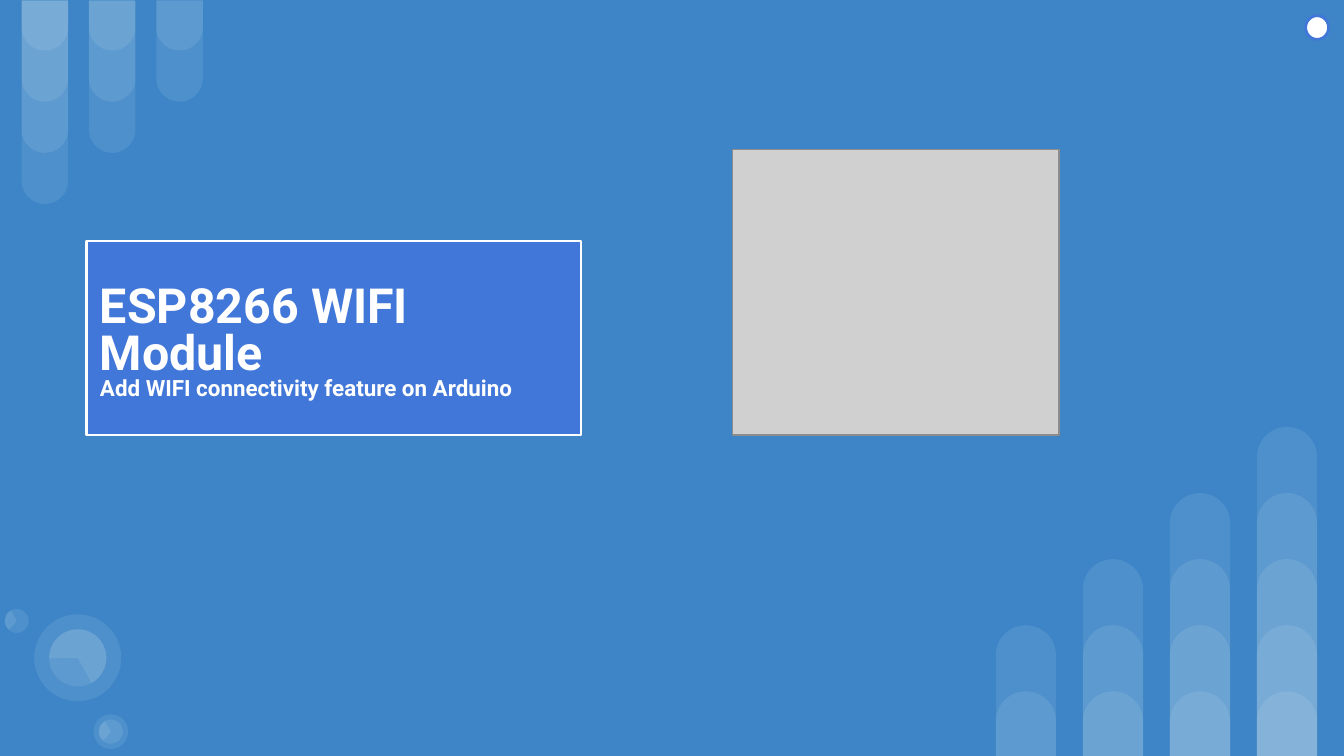
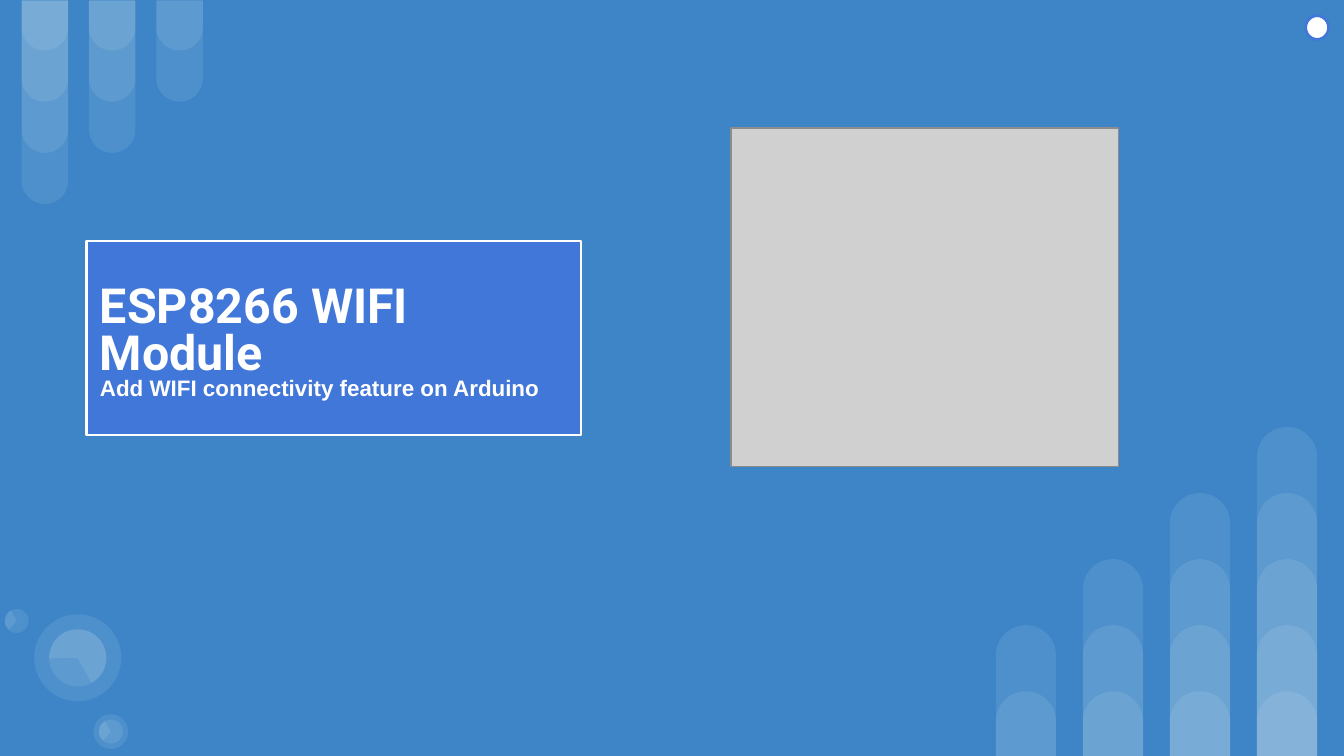
Before and after one commit to sajinamatya/Fake_news-classification, a slide deck: slide 12 of New.pptx. Drawn at 1344x756 pixels with LibreOffice and Linux fonts; fonts in the diff are those of the drawing; grey boxes stand for pictures. Boxes give left, top, right and bottom in pixels: in the first picture for what was removed or moved away, otherwise in the second. Text is boxed around its words. In the diff, an @@ line names an element or a change of style, - is before the commit and + after.

```diff
--- a/New.pptx
+++ b/New.pptx
@@ picture: place and size @@
-picture at (732, 149, 1059, 434)
+picture at (731, 128, 1118, 466)
@@ text in rectangle at (100, 379, 539, 401): font Roboto to Arial in "Add WIFI connectivity feature on Arduino" @@
```
Also in this commit, not shown: 12 other slides changed.
